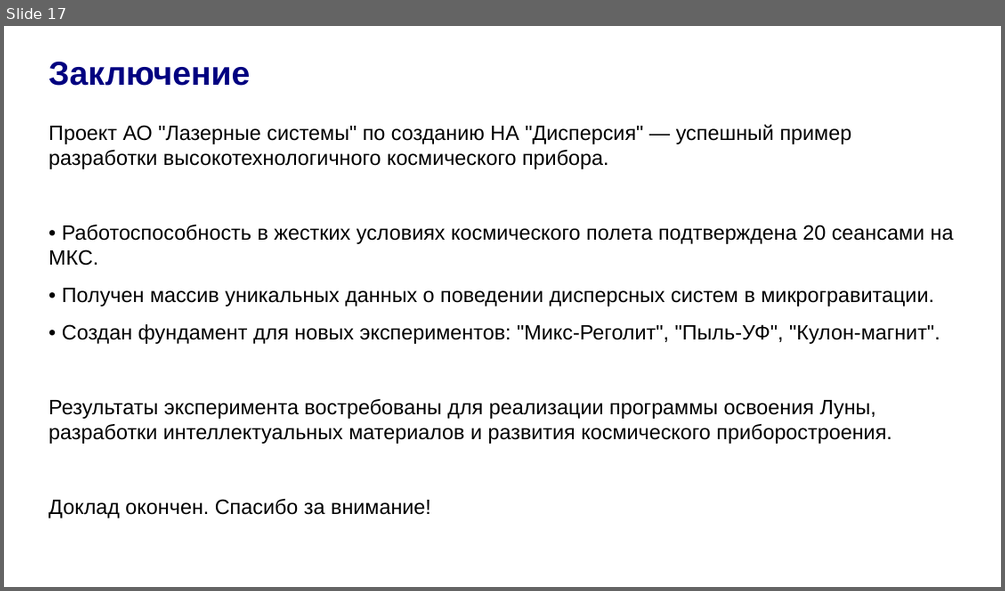
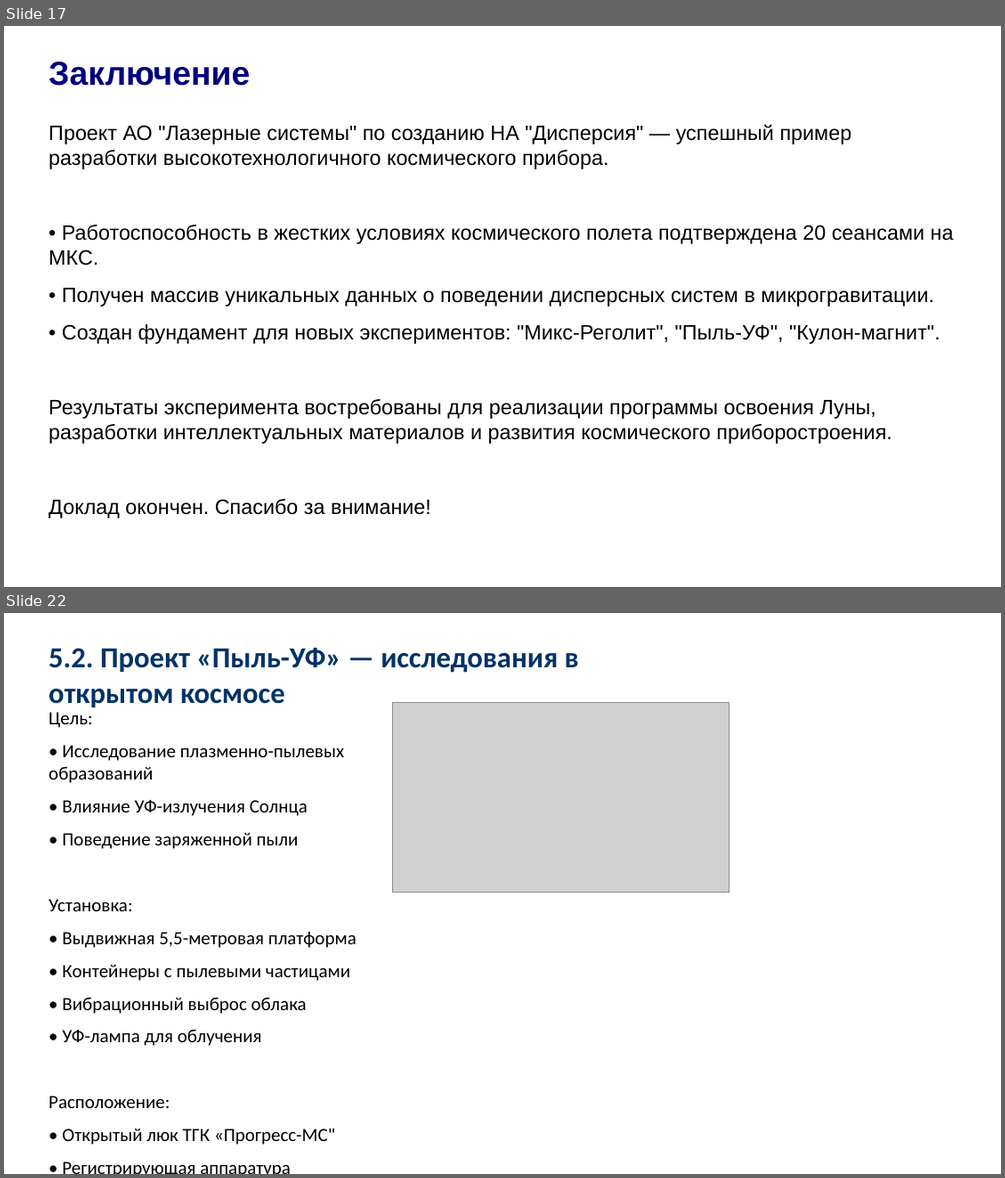
Before and after one commit to Evgeniy-makdak/Report_Project_Dispersion, a slide deck: Презентация_Дисперсия_Волков_Евгений.pptx. Shown one above the other, each under a label of ours: slide 17 before the commit, slides 17 and 22 after it; the slides between them are not shown. The pictures are 1005x591 and 1005x1178 pixels, drawn with LibreOffice and Linux fonts; fonts in the diff are those of the drawing; grey boxes stand for pictures. Boxes give left, top, right and bottom in pixels: in the first picture for what was removed or moved away, otherwise in the second. Text is boxed around its words. In the diff, an @@ line names an element or a change of style, - is before the commit and + after.

Commit message:
Дополнил доклад и презентацию: добавлены детали из исходных материалов (Микс-Реголит, Пыль-УФ, предыстория исследований, технические характеристики). Доклад переписан в стиле Фейнмана — живой разговорный язык без технических номеров. Презентация расширена с 17 до 29 слайдов с изображениями.

```diff
--- a/Презентация_Дисперсия_Волков_Евгений.pptx
+++ b/Презентация_Дисперсия_Волков_Евгений.pptx
@@ slide 22 added at bbox=[4, 613, 1001, 1174], background #FFFFFF @@
@@ text added at bbox=[48, 648, 579, 707], 28 pt, text #003366, bold @@
+5.2. Проект «Пыль-УФ» — исследования в открытом космосе
@@ text added at bbox=[48, 712, 356, 1144], 18 pt, text #000000 @@
+Цель:
+• Исследование плазменно-пылевых образований
+• Влияние УФ-излучения Солнца
+• Поведение заряженной пыли
+Установка:
+• Выдвижная 5,5-метровая платформа
+• Контейнеры с пылевыми частицами
+• Вибрационный выброс облака
+• УФ-лампа для облучения
+Расположение:
+• Открытый люк ТГК «Прогресс-МС"
+• Регистрирующая аппаратура
+• Платформа выдвигается в открытый космос
@@ picture added at bbox=[393, 703, 729, 892] @@
```
Also in this commit, not shown: 11 other slides added, 1 other file.
